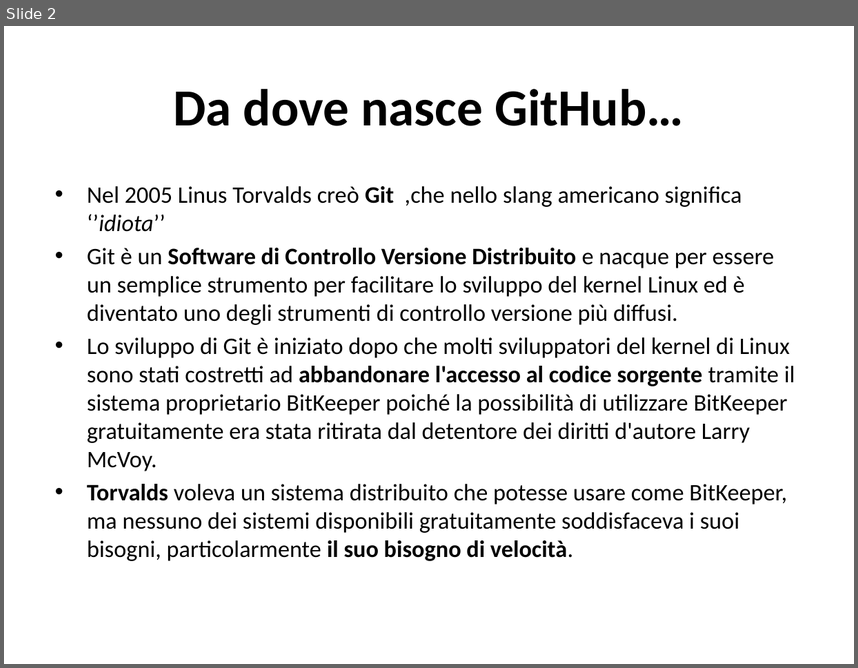
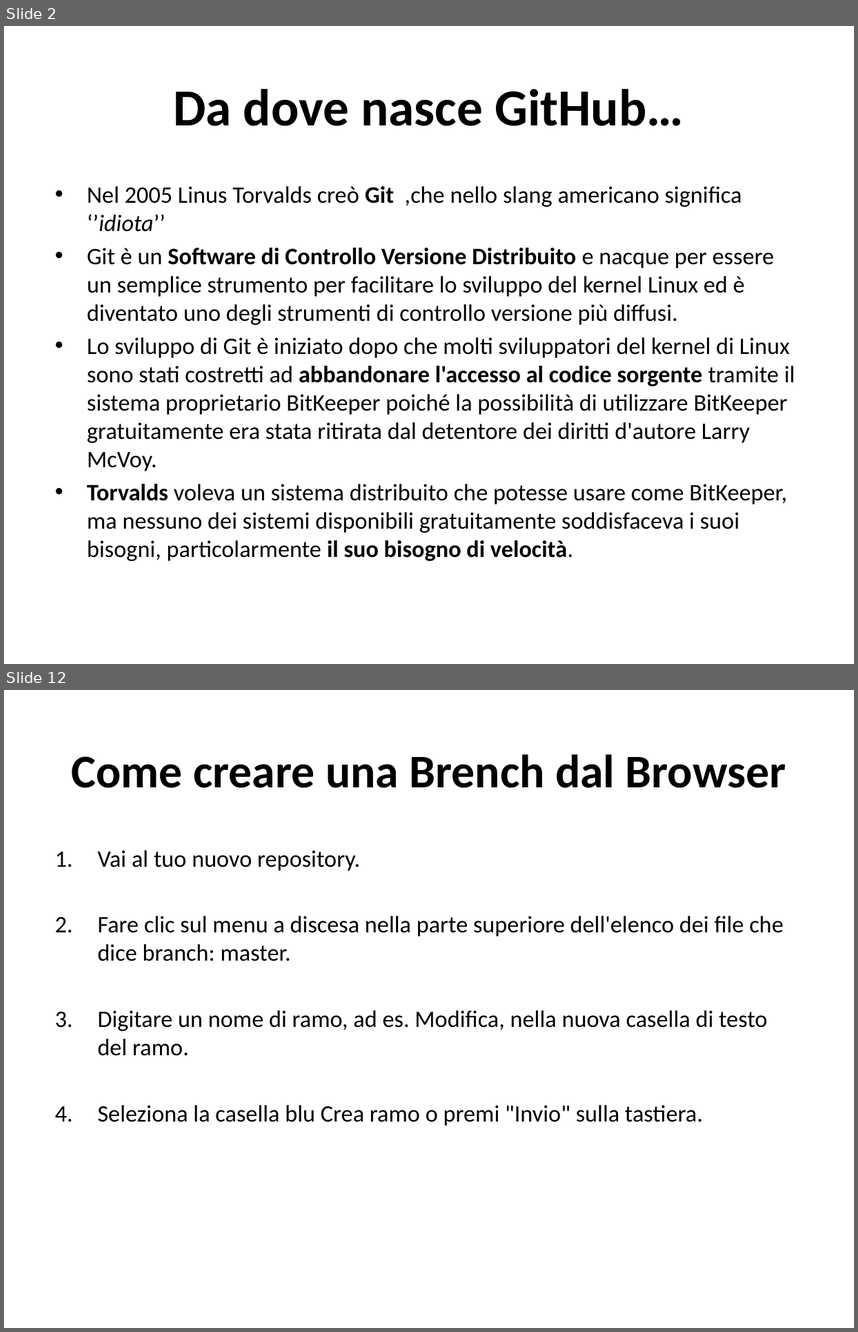
Before and after one commit to TeamEngim/GitHub-Introduction, a slide deck: Primi passi su GitHub.pptx. Shown one above the other, each under a label of ours: slide 2 before the commit, slides 2 and 12 after it; the slides between them are not shown. The pictures are 858x668 and 858x1332 pixels, drawn with LibreOffice and Linux fonts; fonts in the diff are those of the drawing. Boxes give left, top, right and bottom in pixels: in the first picture for what was removed or moved away, otherwise in the second. Text is boxed around its words. In the diff, an @@ line names an element or a change of style, - is before the commit and + after.

```diff
--- a/Primi passi su GitHub.pptx
+++ b/Primi passi su GitHub.pptx
@@ slide 12 added at (4,690,854,1328), background #FFFFFF @@
@@ title added at (72,754,786,788), 39.6 pt, text #000000, bold @@
+Come creare una Brench dal Browser
@@ text added at (98,850,784,1125), 20 pt, text #000000 @@
+1. Vai al tuo nuovo repository.
+2. Fare clic sul menu a discesa nella parte superiore dell'elenco dei file che dice branch: master.
+3. Digitare un nome di ramo, ad es. Modifica, nella nuova casella di testo del ramo.
+4. Seleziona la casella blu Crea ramo o premi "Invio" sulla tastiera.
```
Also in this commit, not shown: 8 slides changed, 13 other slides added, 2 slides removed.
